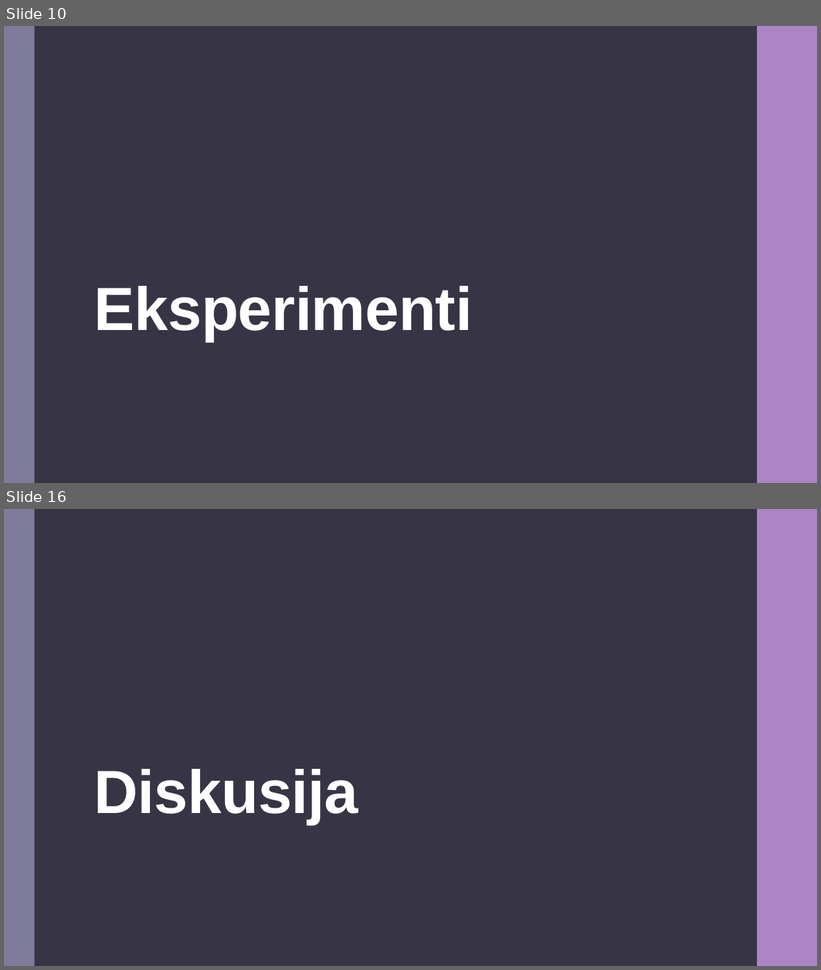
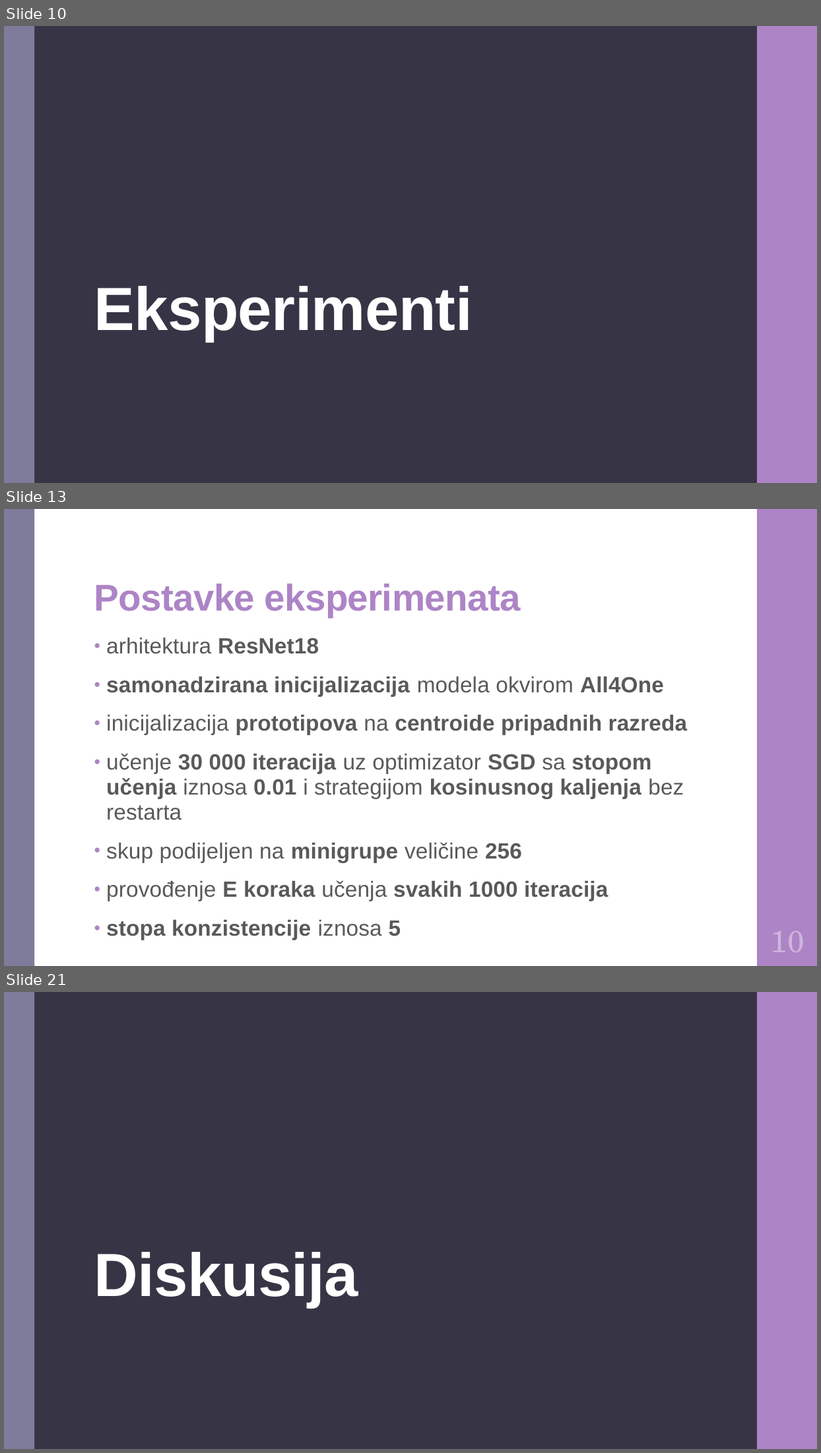
Before and after one commit to DomJamb/Diplomski-Rad-Doku, a slide deck: Prezentacija/Varijacijsko učenje na zašumljenim oznakama.pptx. Shown one above the other, each under a label of ours: slides 10 and 16 before the commit, slides 10, 13 and 21 after it; the slides between them are not shown. The pictures are 821x970 and 821x1453 pixels, drawn with LibreOffice and Linux fonts; fonts in the diff are those of the drawing. Boxes give left, top, right and bottom in pixels: in the first picture for what was removed or moved away, otherwise in the second. Text is boxed around its words. In the diff, an @@ line names an element or a change of style, - is before the commit and + after.

```diff
--- a/Prezentacija/Varijacijsko učenje na zašumljenim oznakama.pptx
+++ b/Prezentacija/Varijacijsko učenje na zašumljenim oznakama.pptx
@@ slide 13 added at box(4, 509, 817, 966), background #FFFFFF; not listed: 2 template elements that a slide beside it also shows @@
@@ title added at box(94, 584, 521, 617), 44 pt, text #AD84C6, bold @@
+Postavke eksperimenata
@@ text added at box(106, 638, 687, 940), 26 pt, text #595959, bold @@
+• arhitektura ResNet18
+• samonadzirana inicijalizacija modela okvirom All4One
+• inicijalizacija prototipova na centroide pripadnih razreda
+• učenje 30 000 iteracija uz optimizator SGD sa stopom učenja iznosa 0.01 i strategijom kosinusnog kaljenja bez restarta
+• skup podijeljen na minigrupe veličine 256
+• provođenje E koraka učenja svakih 1000 iteracija
+• stopa konzistencije iznosa 5
@@ rectangle added at box(686, 914, 741, 939), fill #FFFFFF @@
@@ text added at box(771, 931, 805, 953), 36 pt, text #CEB5DD @@
+10
@@ what was slide 16 is now slide 21 @@
```
Also in this commit, not shown: 3 slides changed, 7 other slides added, 3 slides removed, 1 other file.
